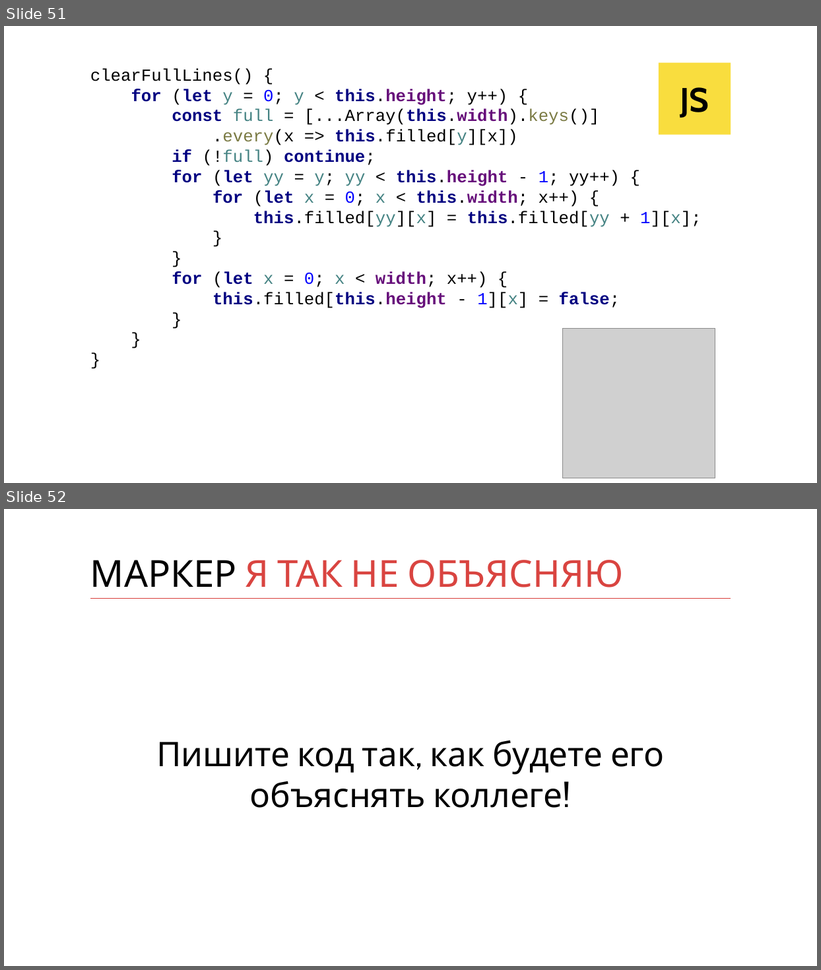
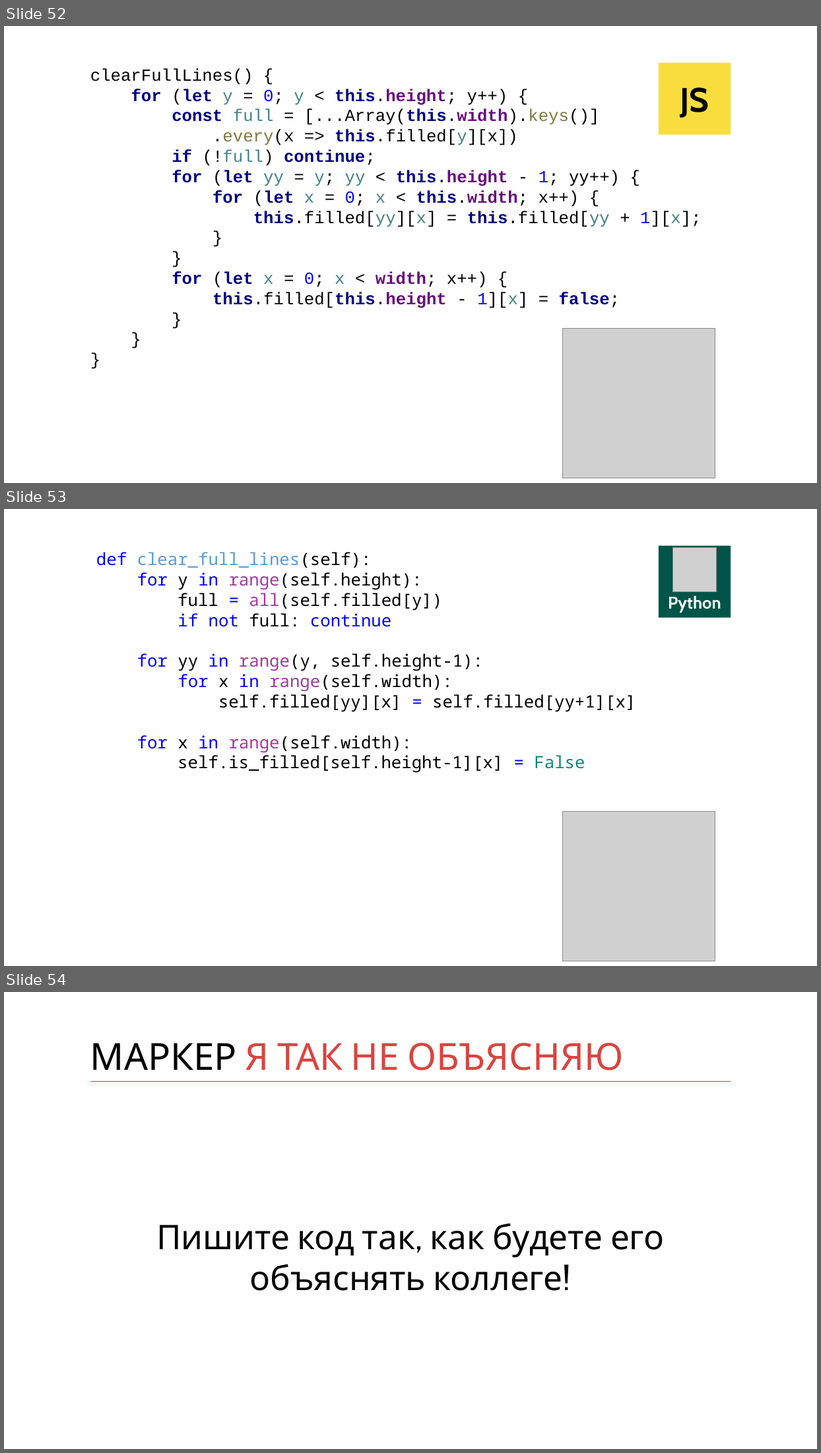
Before and after one commit to kontur-courses/clean-code, a slide deck: clean-code.pptx. Shown one above the other, each under a label of ours: slides 51 and 52 before the commit, slides 52, 53 and 54 after it. The pictures are 821x970 and 821x1453 pixels, drawn with LibreOffice and Linux fonts; fonts in the diff are those of the drawing; grey boxes stand for pictures. Boxes give left, top, right and bottom in pixels: in the first picture for what was removed or moved away, otherwise in the second. Text is boxed around its words. In the diff, an @@ line names an element or a change of style, - is before the commit and + after.

Commit message:
add python in presentation

```diff
--- a/clean-code.pptx
+++ b/clean-code.pptx
@@ slide 53 added at (4, 509, 817, 966), background #FFFFFF @@
@@ rectangle added at (659, 545, 731, 618), fill #005548, 20 pt, text #FFFFFF, bold @@
+Python
@@ picture added at (673, 548, 717, 592) @@
@@ text added at (96, 552, 636, 773), 20 pt, text #000000 @@
+def clear_full_lines(self):
+for y in range(self.height):
+full = all(self.filled[y])
+if not full: continue
+for yy in range(y, self.height-1):
+for x in range(self.width):
+self.filled[yy][x] = self.filled[yy+1][x]
+for x in range(self.width):
+self.is_filled[self.height-1][x] = False
@@ picture added at (564, 811, 716, 961) @@
@@ what was slide 51 is now slide 52 @@
@@ what was slide 52 is now slide 54 @@
```
Also in this commit, not shown: 3 slides changed, 5 other slides added.
